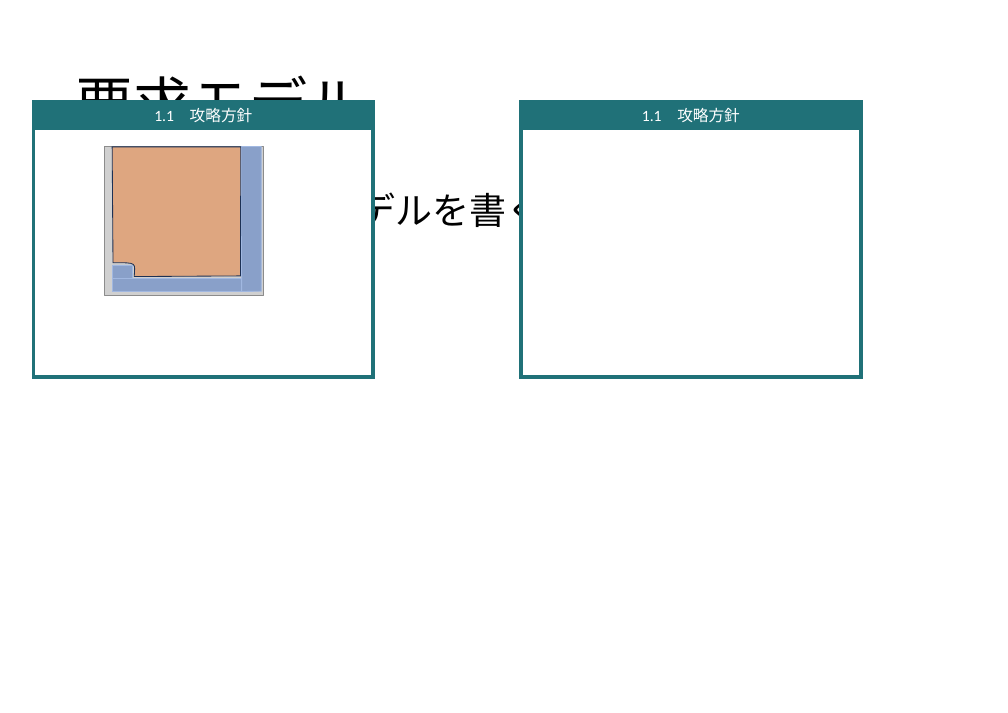
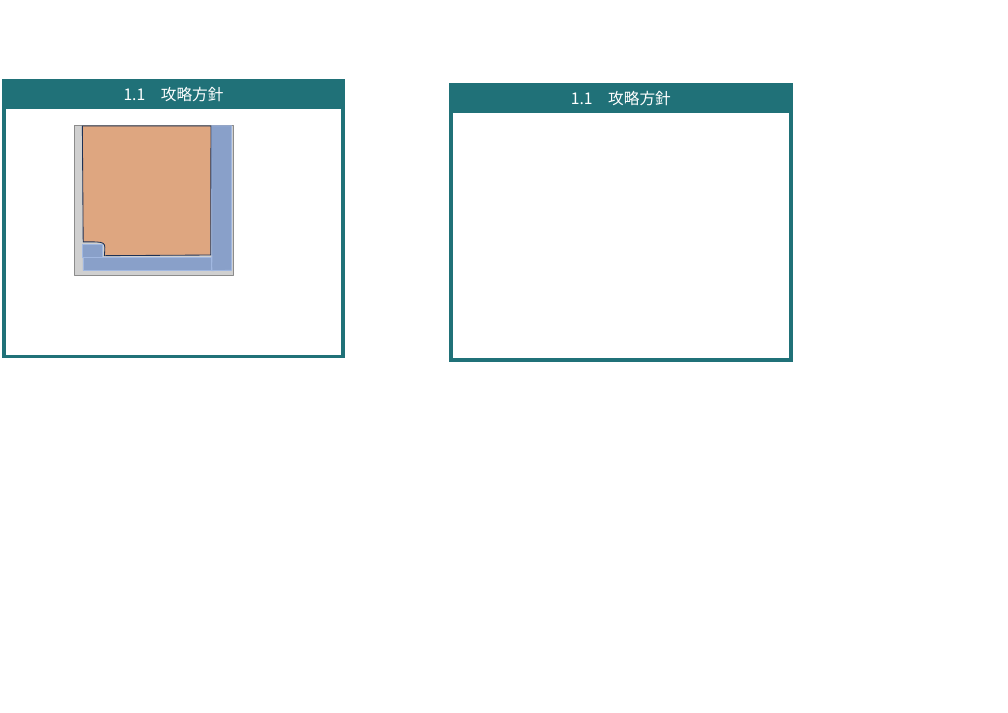
Before and after one commit to Black2856/etrobo2023, a slide deck: slide 2 of 設計/ADV_004_ろぼ魂.exe.pptx. Drawn at 1008x713 pixels with LibreOffice and Linux fonts; fonts in the diff are those of the drawing; grey boxes stand for pictures; background and template pictures are left out. Boxes give left, top, right and bottom in pixels: in the first picture for what was removed or moved away, otherwise in the second. Text is boxed around its words. In the diff, an @@ line names an element or a change of style, - is before the commit and + after.

```diff
--- a/設計/ADV_004_ろぼ魂.exe.pptx
+++ b/設計/ADV_004_ろぼ魂.exe.pptx
@@ rectangle "1.1 攻略方針" at (4,81,343,107): font Calibri to Noto Sans CJK JP @@
@@ title removed at (75,75,365,130) @@
-要求モデル
@@ rectangle "1.1 攻略方針" at (451,85,791,111): font Calibri to Noto Sans CJK JP @@
@@ rectangle "1.1 攻略方針": place and size @@
-rectangle "1.1 攻略方針" at (521,102,861,128)
+rectangle "1.1 攻略方針" at (451,85,791,111)
@@ rectangle: place and size @@
-rectangle at (521,102,861,377)
+rectangle at (451,85,791,360)
@@ text removed at (99,187,543,235) @@
-• ここに要求のモデルを書く
@@ 4 rectangles, 2 freeform shapes, 1 picture: place and size @@
-4 rectangles, 2 freeform shapes, 1 picture at (34,102,373,377)
+4 rectangles, 2 freeform shapes, 1 picture at (4,81,343,357)
```
Also in this commit, not shown: 2 other slides changed, 3 slides added, 3 slides removed, 1 other file.
